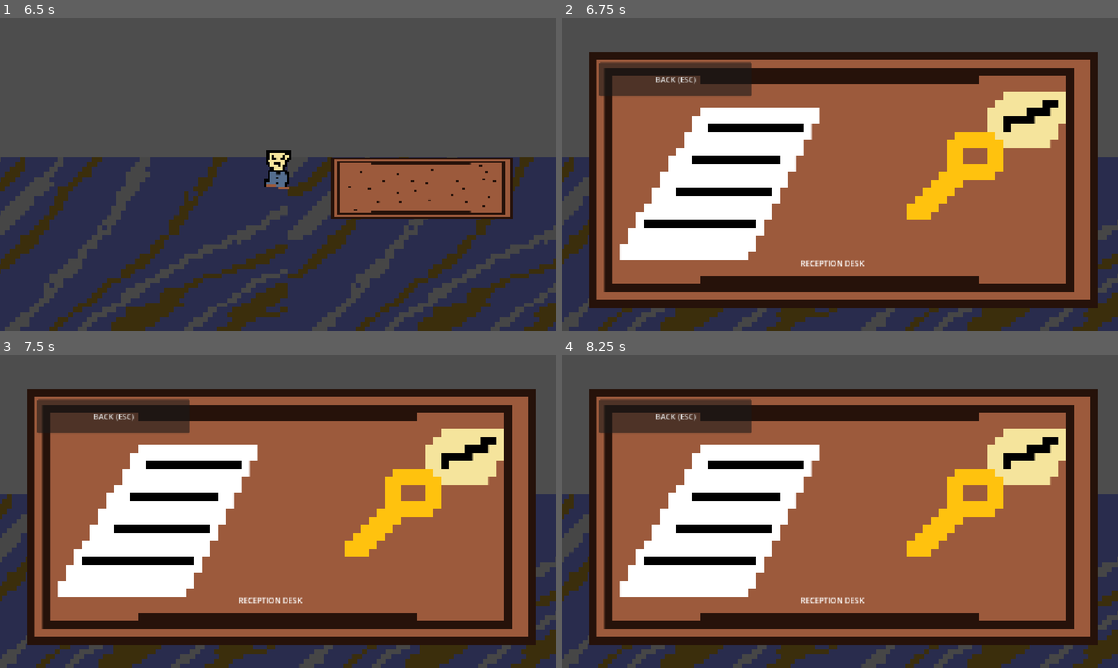
Above: before the commit, frames 1-4 (two rows, left to right).
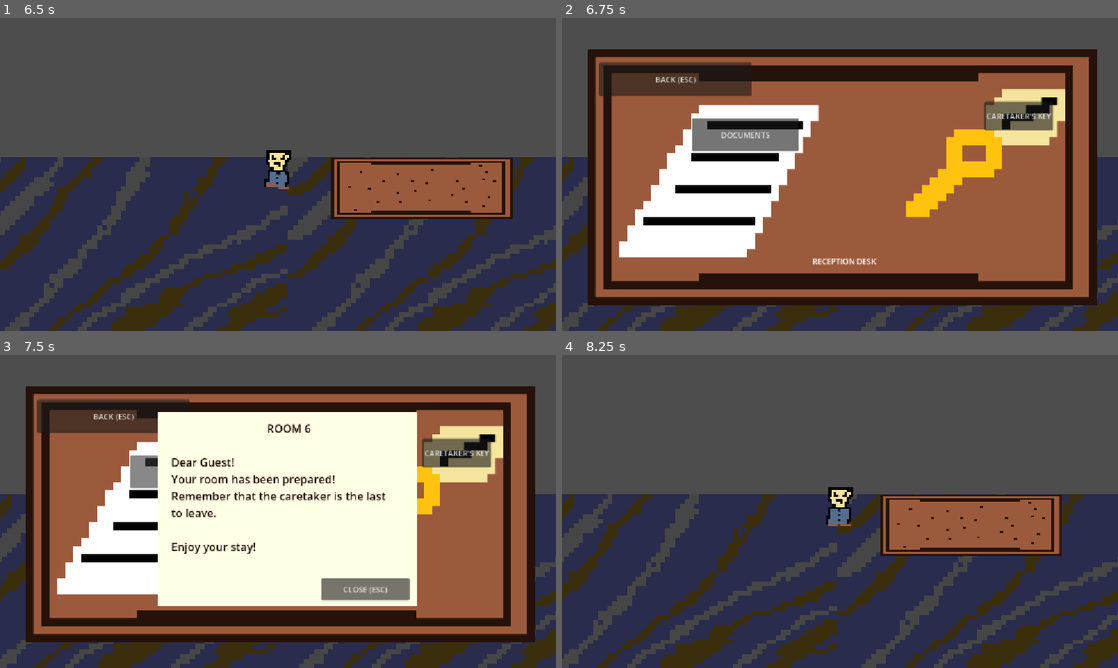
Above: after the commit, the same moments.

Repository: szilveszterbiro7/week3
Game: Godot game, scene res://Scenes/room_1.tscn
Two runs of this game, one before a commit and one after it. Both use one fixed random seed, a clock stepped at 60 frames per second and the inputs below.
Inputs (mouse positions are in pixels of both pictures, inside the frame that each line leads up to):
- Up to frame 1 (6.5 s): tap Enter at 0.5 s; move the mouse to (250, 237) at 0.52 s; hold E (interact) 0.53-1.28 s; hold W (up) 0.53-2.03 s; click (250, 237) at 0.67 s; move the mouse to (444, 221) at 1.27 s; tap E (interact) at 1.35, 3.05, 4.35, 6.05 s; move the mouse to (111, 127) at 2.02 s; hold E (interact) 2.03-2.78 s; hold A (left) 2.03-3.53 s; tap Alt at 2.1, 5.1 s; move the mouse to (305, 174) at 2.77 s; tap Shift at 2.85, 5.85 s; click (305, 174) at 2.92 s; tap Space at 3.5 s; move the mouse to (194, 96) at 3.52 s; hold S (down) 3.53-4.28 s; hold E (interact) 3.53-4.28 s; tap Escape (ui_cancel) at 4.15 s; move the mouse to (400, 158) at 4.27 s; hold D (right) 4.28-5.03 s; move the mouse to (166, 190) at 5.02 s; hold W (up) 5.03-5.78 s; hold E (interact) 5.03-5.78 s; click (166, 190) at 5.17 s; move the mouse to (333, 105) at 5.77 s; hold D (right) from 5.78 s (still down)
- Up to frame 2 (6.75 s): keep holding D (right); move the mouse to (812, 237) at 6.52 s; hold E (interact) from 6.53 s (still down)
- Up to frame 3 (7.5 s): release D (right) at 7.25 s; release E (interact) at 7.25 s; click (183, 470) at 7.25 s, where only the run after the commit has a clickable "DOCUMENTS"
- Up to frame 4 (8.25 s): click (1017, 452) at 8 s, where only the run after the commit has a clickable "CARETAKER'S KEY"

Frame 1 is identical in both runs. In frame 2, 13% of the frame differs, in the area x 4-97%, y 10-93%; in frame 3, 39%; in frame 4, 71%.

Commit message:
Added a takeable key

Diff:
--- a/Scenes/room_1.tscn
+++ b/Scenes/room_1.tscn
@@ -30,6 +30,9 @@
 
 [sub_resource type="CircleShape2D" id="CircleShape2D_ce5me"]
 radius = 143.01399
+
+[sub_resource type="StyleBoxFlat" id="StyleBoxFlat_ce5me"]
+bg_color = Color(1, 1, 0.8980392, 1)
 
 [node name="Room1" type="Node2D" unique_id=2094689066]
 position = Vector2(-286, -410)
@@ -152,18 +155,18 @@
 script = ExtResource("9_8ybfm")
 
 [node name="Background" type="TextureRect" parent="Tabletop" unique_id=646612380]
-offset_left = 55.0
-offset_top = 71.0
-offset_right = 1111.0
-offset_bottom = 601.0
+offset_left = 53.0
+offset_top = 65.0
+offset_right = 1109.0
+offset_bottom = 595.0
 texture = ExtResource("9_xf8eb")
 expand_mode = 1
 
 [node name="Title" type="Label" parent="Tabletop" unique_id=1679432558]
-offset_left = 494.0
-offset_top = 496.0
-offset_right = 649.0
-offset_bottom = 528.0
+offset_left = 519.0
+offset_top = 492.0
+offset_right = 659.0
+offset_bottom = 524.0
 text = "RECEPTION DESK"
 
 [node name="CloseButton" type="Button" parent="Tabletop" unique_id=334965346]
@@ -173,6 +176,52 @@
 offset_bottom = 162.0
 text = "BACK (ESC)"
 
+[node name="Paper" type="Button" parent="Tabletop" unique_id=1398850762]
+offset_left = 270.0
+offset_top = 208.0
+offset_right = 490.0
+offset_bottom = 276.0
+text = "DOCUMENTS"
+
+[node name="Letter" type="Panel" parent="Tabletop" unique_id=460216552]
+offset_left = 328.0
+offset_top = 119.0
+offset_right = 864.0
+offset_bottom = 519.0
+theme_override_styles/panel = SubResource("StyleBoxFlat_ce5me")
+
+[node name="LetterText" type="Label" parent="Tabletop/Letter" unique_id=341838898]
+layout_mode = 0
+offset_left = 27.0
+offset_top = 17.0
+offset_right = 497.0
+offset_bottom = 364.0
+theme_override_colors/font_color = Color(0.12375746, 0.041011147, 0.018208504, 1)
+theme_override_font_sizes/font_size = 23
+text = "                                 ROOM 6
+
+Dear Guest!
+Your room has been prepared!
+Remember that the caretaker is the last to leave.
+
+Enjoy your stay!"
+autowrap_mode = 3
+
+[node name="LetterClose" type="Button" parent="Tabletop/Letter" unique_id=2069425995]
+layout_mode = 0
+offset_left = 338.0
+offset_top = 343.0
+offset_right = 521.0
+offset_bottom = 389.0
+text = "CLOSE (ESC)"
+
+[node name="Key" type="Button" parent="Tabletop" unique_id=111487760]
+offset_left = 875.0
+offset_top = 173.0
+offset_right = 1018.0
+offset_bottom = 233.0
+text = "CARETAKER'S KEY"
+
 [connection signal="body_entered" from="Table" to="Table" method="_on_body_entered"]
 [connection signal="body_exited" from="Table" to="Table" method="_on_body_exited"]
 [connection signal="body_entered" from="Bell" to="Bell" method="_on_body_entered"]
--- a/Scenes/table_inspect.gd
+++ b/Scenes/table_inspect.gd
@@ -4,19 +4,44 @@
 @onready var background=$Background
 @onready var title=$Title
 @onready var close_button=$CloseButton
+@onready var paper=$Paper
+@onready var letter=$Letter
+@onready var letter_close=$Letter/LetterClose
+@onready var keyr=false
+@onready var key=$Key
+@onready var dialogue_manager=("/root/Room1/Canvaslayer")
 
 var inspect_active=false
 
 func _ready():
 	hide()
 	close_button.pressed.connect(close_inspection)
-
+	paper.pressed.connect(read_paper)
+	letter.hide()
+	letter_close.pressed.connect(close_letter)
+	key.pressed.connect(collect_key)
 func open_inspection():
 	show()
 	inspect_active=true
+	if keyr:
+		key.hide()
 func close_inspection():
+	letter.hide()
 	hide()
 	inspect_active=false
 func _process(_delta):
 	if inspect_active and Input.is_action_just_pressed("ui_cancel"):
+		if letter.visible:
+			close_letter()
+		else:
+			close_inspection()
+func read_paper():
+	letter.show()
+func close_letter():
+	letter.hide()
+func collect_key():
+	if not keyr:
+		keyr=true
+		key.hide()
 		close_inspection()
+		print("You picked up the caretakers key")
Binary file added: assets/Corridor.png
Not shown, added: assets/Corridor.png.import
